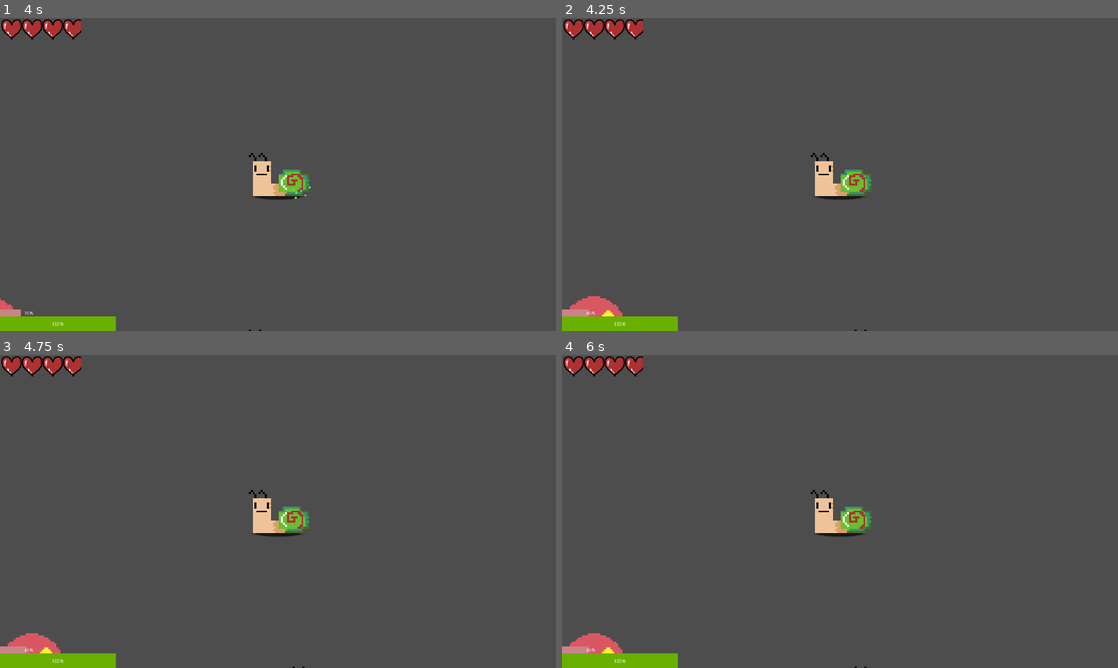
Above: before the commit, frames 1-4 (two rows, left to right).
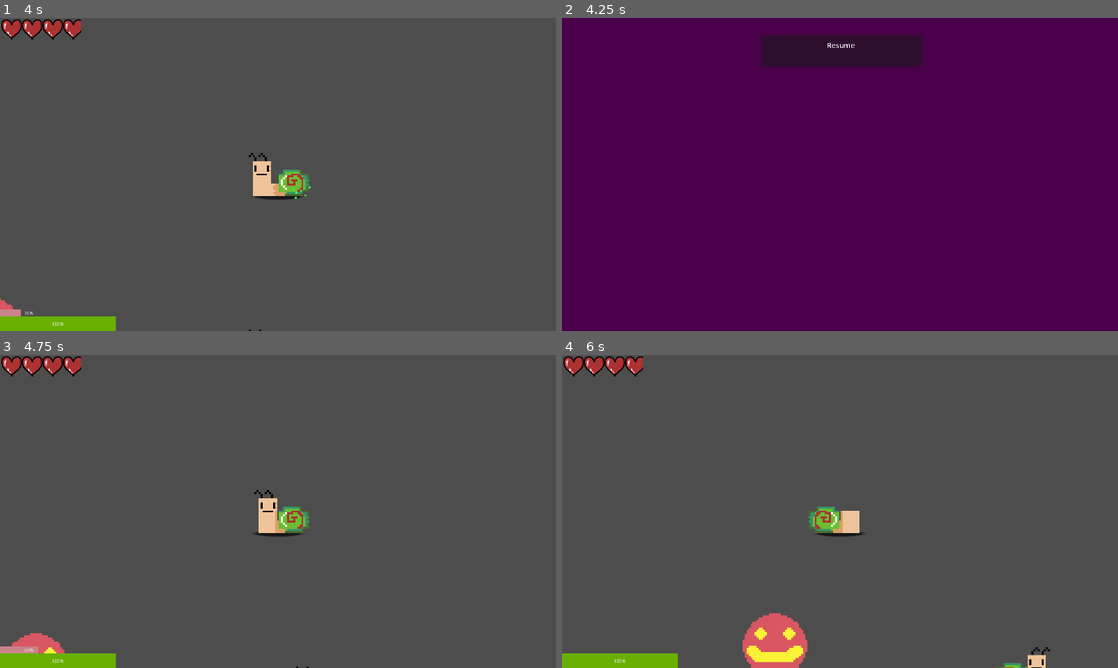
Above: after the commit, the same moments.

Repository: mark4pro/rogue-like
Game: Godot game, scene res://worldGen/testGen.tscn
Same seed, same stepped clock (60 frames per second), same inputs: the game is played once before the commit and once after it.
Inputs (mouse positions are in pixels of both pictures, inside the frame that each line leads up to):
- Up to frame 1 (4 s): tap Enter at 0.5 s; move the mouse to (400, 158) at 0.52 s; hold D (right) 0.53-1.28 s; tap F6 (free_cam) at 0.6, 3.6 s; click (400, 158) at 0.67 s; move the mouse to (166, 190) at 1.27 s; hold S (down) 1.28-2.03 s; tap E (pickup) at 1.35 s; move the mouse to (333, 105) at 2.02 s; hold D (right) 2.03-2.78 s; tap Ctrl (roll) at 2.1 s; move the mouse to (250, 237) at 2.77 s; hold W (up) 2.78-3.53 s; tap Shift (sprint) at 2.85 s; click (250, 237) at 2.92 s; move the mouse to (444, 221) at 3.52 s; hold A (left) from 3.53 s (still down)
- Up to frame 2 (4.25 s): keep holding A (left); tap Escape (pause) at 4.15 s
- Up to frame 3 (4.75 s): release A (left) at 4.25 s; click (278, 389) at 4.25 s, where only the run after the commit has a clickable "Resume"
- Up to frame 4 (6 s): tap Space at 5 s; move the mouse to (673, 464) at 5.02 s; hold A (left) 5.03-5.78 s; tap E (pickup) at 5.1 s; move the mouse to (867, 511) at 5.77 s; hold S (down) from 5.78 s (still down); tap Ctrl (roll) at 5.85 s; click (867, 511) at 5.92 s

Frame 1 is identical in both runs. In frame 2, 100% of the frame differs, in the area x 0-100%, y 0-100%; in frame 3, 0.4%; in frame 4, 3.3%.

Commit message:
functional pause menu

Diff:
--- /dev/null
+++ b/Assets/prefabs/pauseMenu.tscn
@@ -0,0 +1,42 @@
+[gd_scene format=3 uid="uid://c4fy3lgjo63rc"]
+
+[ext_resource type="Script" uid="uid://ixa8x1aiq8a4" path="res://Assets/prefabs/resume.gd" id="1_dp0ln"]
+
+[node name="pauseMenu" type="Control" unique_id=403354627]
+layout_mode = 3
+anchors_preset = 15
+anchor_right = 1.0
+anchor_bottom = 1.0
+grow_horizontal = 2
+grow_vertical = 2
+
+[node name="ColorRect" type="ColorRect" parent="." unique_id=308135388]
+layout_mode = 1
+anchors_preset = 15
+anchor_right = 1.0
+anchor_bottom = 1.0
+grow_horizontal = 2
+grow_vertical = 2
+color = Color(0.28857848, 5.609639e-05, 0.28857633, 1)
+
+[node name="Resume" type="Button" parent="ColorRect" unique_id=1713300757]
+layout_mode = 0
+offset_left = 688.0
+offset_top = 60.0
+offset_right = 1242.0
+offset_bottom = 169.0
+text = "
+"
+script = ExtResource("1_dp0ln")
+metadata/_edit_group_ = true
+
+[node name="Label" type="Label" parent="ColorRect/Resume" unique_id=527838027]
+layout_mode = 0
+offset_left = -5.0
+offset_right = 557.0
+offset_bottom = 107.0
+theme_override_font_sizes/font_size = 25
+text = "Resume
+"
+horizontal_alignment = 1
+vertical_alignment = 1
--- a/Assets/prefabs/player.tscn
+++ b/Assets/prefabs/player.tscn
@@ -5,6 +5,7 @@
 [ext_resource type="Texture2D" uid="uid://bcetjsof4a06x" path="res://Assets/imgs/heart.png" id="3_g621r"]
 [ext_resource type="Texture2D" uid="uid://b70aujp6bewbx" path="res://Assets/imgs/shadow.png" id="4_gmoaq"]
 [ext_resource type="Script" uid="uid://dwmaslk0joqji" path="res://inventory_ui.gd" id="5_w0l5f"]
+[ext_resource type="PackedScene" uid="uid://c4fy3lgjo63rc" path="res://Assets/prefabs/pauseMenu.tscn" id="6_mbpd7"]
 
 [sub_resource type="RectangleShape2D" id="RectangleShape2D_ykx3s"]
 size = Vector2(23.75, 10)
@@ -359,5 +360,9 @@
 theme_override_constants/v_separation = 2
 columns = 8
 
+[node name="pause_menu" type="CanvasLayer" parent="." unique_id=732976117]
+
+[node name="pauseMenu" parent="pause_menu" unique_id=403354627 instance=ExtResource("6_mbpd7")]
+
 [connection signal="animation_finished" from="RotPoint/Sprite2D" to="." method="_on_sprite_2d_animation_finished"]
 [connection signal="timeout" from="roll_cooldown" to="." method="_on_roll_cooldown_timeout"]
--- /dev/null
+++ b/Assets/prefabs/resume.gd
@@ -0,0 +1,7 @@
+extends Button
+
+func _ready() -> void:
+	self.pressed.connect(_on_pressed)
+
+func _on_pressed():
+	Global.resume_pressed_signal.emit()
--- a/Script/Global.gd
+++ b/Script/Global.gd
@@ -9,6 +9,8 @@
 
 var player : RigidBody2D = null
 var inventoryUI : Control = null
+
+signal resume_pressed_signal
 
 @export var use : bool = false
 
--- a/Script/player_controller.gd
+++ b/Script/player_controller.gd
@@ -10,6 +10,7 @@
 @onready var right_grass : GPUParticles2D = $rightGrass
 @onready var Inventory_UI : CanvasLayer = $InventoryUI
 @onready var camera : Camera2D = $Camera2D
+@onready var pauseMenu : CanvasLayer = $pause_menu
 
 @export_category("Stats")
 @export var max_health : float = 100
@@ -48,9 +49,18 @@
 var roll_target : Vector2 = Vector2.ZERO
 var roll_dir : Vector2 = Vector2.ZERO
 
+#check line 204 and 60
+
 func _ready():
 	Inventory_UI.visible = false
+	pauseMenu.visible = false
 	Global.inventoryUI = $InventoryUI/Inventory_UI
+	Global.resume_pressed_signal.connect(_on_global_resume_pressed)
+
+#resume button functionality
+func _on_global_resume_pressed():
+	pauseMenu.visible = false
+	get_tree().paused = false
 
 func take_damage(amount: float):
 	if not is_rolling and not get_tree().paused:
@@ -191,8 +201,10 @@
 		Inventory_UI.visible = !Inventory_UI.visible
 		get_tree().paused = !get_tree().paused
 
+	#pause menu
 	if Input.is_action_just_pressed("pause"):
 		get_tree().paused = !get_tree().paused
+		pauseMenu.visible = !pauseMenu.visible
 
 func _physics_process(delta: float) -> void:
 	if not get_tree().paused:
Not shown, added: Assets/prefabs/resume.gd.uid
